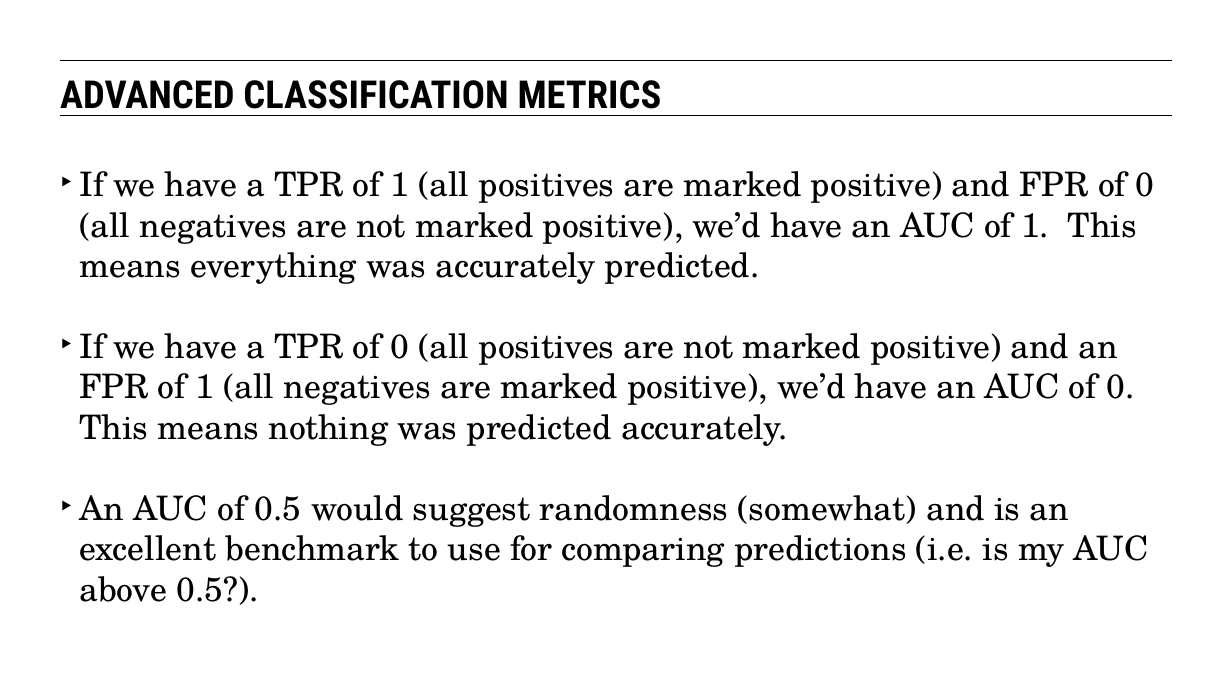
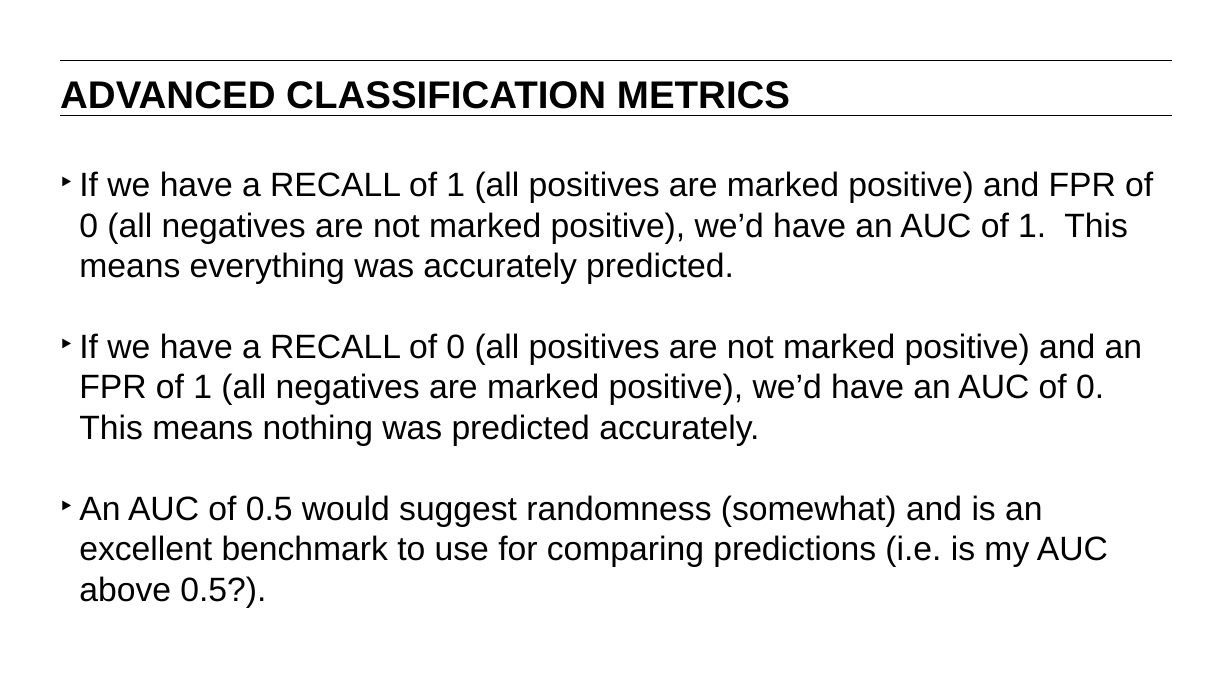
Before and after one commit to JamiesHQ/GA-MyDSRepo, a slide deck: slide 45 of lesson-9/09-intro-to-logistic-regression.pptx (slide 54 before the commit). Drawn at 1232x692 pixels with LibreOffice and Linux fonts; fonts in the diff are those of the drawing. Boxes give left, top, right and bottom in pixels: in the first picture for what was removed or moved away, otherwise in the second. Text is boxed around its words. In the diff, an @@ line names an element or a change of style, - is before the commit and + after.

```diff
--- a/lesson-9/09-intro-to-logistic-regression.pptx
+++ b/lesson-9/09-intro-to-logistic-regression.pptx
@@ text "ADVANCED CLASSIFICATION METRICS" at (x1=60, y1=81, x2=790, y2=109): font Roboto Condensed to Arial @@
@@ text at (x1=79, y1=171, x2=1153, y2=446): text changed; font TeX Gyre Schola to Arial @@
-‣ If we have a TPR of 1 (all positives are marked positive) and FPR of 0 (all negatives are not marked positive), we’d have an AUC of 1. This means everything was accurately predicted.
-‣ If we have a TPR of 0 (all positives are not marked positive) and an FPR of 1 (all negatives are marked positive), we’d have an AUC of 0. This means nothing was predicted accurately.
+‣ If we have a RECALL of 1 (all positives are marked positive) and FPR of 0 (all negatives are not marked positive), we’d have an AUC of 1. This means everything was accurately predicted.
+‣ If we have a RECALL of 0 (all positives are not marked positive) and an FPR of 1 (all negatives are marked positive), we’d have an AUC of 0. This means nothing was predicted accurately.
@@ text at (x1=79, y1=495, x2=1108, y2=608): font TeX Gyre Schola to Arial in "An AUC of 0.5 would suggest randomness ..." @@
```
Also in this commit, not shown: 46 other slides changed, 8 slides added, 21 slides removed, 39 other files.
